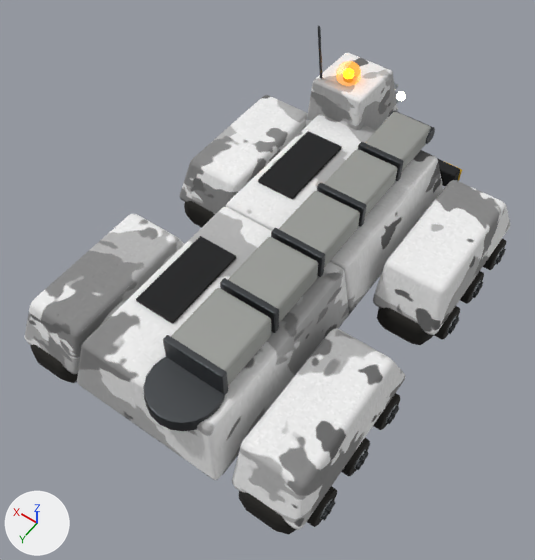
Before and after pictures for a commit that changed the glTF model public/models/MCV.glb.
Before and after are seen from a camera (50 mm lens) standing at (-0.854, 1.319, 2.067) and looking at (-0.005, 0.131, 0.2). Every picture has the same lights, and +X, +Y and +Z are marked at lower left. The picture after the commit comes second. Where no turn or scale is listed for an object, it has been applied to the vertices.

The first picture shows 'Boom', 'BoomDetails', 'Cab', 'Details', 'DetailsRear', 'HullFront', 'HullRear', 'PodsFront', 'PodsRear' and 7 more.
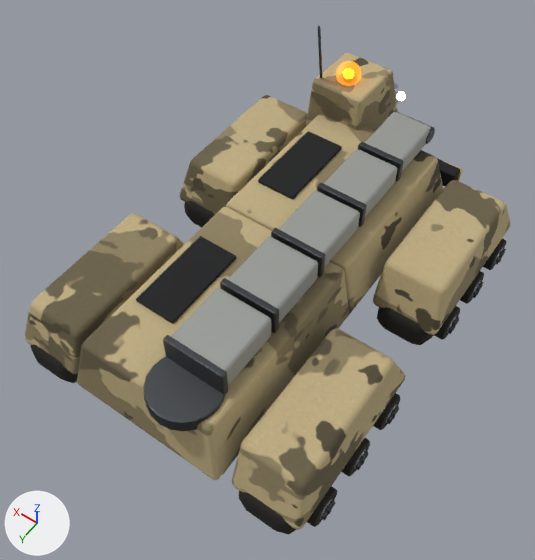
Boxes (x1, y1, x2, y2) around the edits, measured in the pictures (535 x 560 px):
'PodsRear', recoloured (white to beige)
    both: (24, 214, 405, 530)
'HullRear', recoloured (grey to beige)
    both: (77, 207, 349, 480)
'PodsFront', recoloured (white to beige)
    both: (180, 95, 510, 335)
'HullFront', recoloured (white to beige)
    both: (226, 114, 443, 311)
'Cab', recoloured (grey to beige)
    both: (305, 53, 397, 130)

The change, as a list of edits to the scene's bpy script:
```text
Change mat_camo_cab:
    add n3 = _N.new('ShaderNodeMix'); n3.name = 'Mix'
    add n3.data_type = 'RGBA'
    add n3.blend_type = 'MULTIPLY'
    add n3.inputs[0].default_value = 1.0  # 'Factor'
    add n3.inputs[7].default_value = (0.597, 0.479, 0.254, 1.0)  # 'B', beige #cbb88a
    where n2 = _N.new('ShaderNodeTexImage'); n2.name = 'Image Texture'
    where n0 = _N.new('ShaderNodeBsdfPrincipled'); n0.name = 'Principled BSDF'
    remove _L.new(n2.outputs[0], n0.inputs[0])  # 'Color' to 'Base Color'
    add _L.new(n3.outputs[2], n0.inputs[0])  # 'Result' to 'Base Color'
    add _L.new(n2.outputs[0], n3.inputs[6])  # 'Color' to 'A'
Change mat_camo_hullfront:
    add n3 = _N.new('ShaderNodeMix'); n3.name = 'Mix'
    add n3.data_type = 'RGBA'
    add n3.blend_type = 'MULTIPLY'
    add n3.inputs[0].default_value = 1.0  # 'Factor'
    add n3.inputs[7].default_value = (0.597, 0.479, 0.254, 1.0)  # 'B', beige #cbb88a
    where n2 = _N.new('ShaderNodeTexImage'); n2.name = 'Image Texture'
    where n0 = _N.new('ShaderNodeBsdfPrincipled'); n0.name = 'Principled BSDF'
    remove _L.new(n2.outputs[0], n0.inputs[0])  # 'Color' to 'Base Color'
    add _L.new(n3.outputs[2], n0.inputs[0])  # 'Result' to 'Base Color'
    add _L.new(n2.outputs[0], n3.inputs[6])  # 'Color' to 'A'
Change mat_camo_hullrear:
    add n3 = _N.new('ShaderNodeMix'); n3.name = 'Mix'
    add n3.data_type = 'RGBA'
    add n3.blend_type = 'MULTIPLY'
    add n3.inputs[0].default_value = 1.0  # 'Factor'
    add n3.inputs[7].default_value = (0.597, 0.479, 0.254, 1.0)  # 'B', beige #cbb88a
    where n2 = _N.new('ShaderNodeTexImage'); n2.name = 'Image Texture'
    where n0 = _N.new('ShaderNodeBsdfPrincipled'); n0.name = 'Principled BSDF'
    remove _L.new(n2.outputs[0], n0.inputs[0])  # 'Color' to 'Base Color'
    add _L.new(n3.outputs[2], n0.inputs[0])  # 'Result' to 'Base Color'
    add _L.new(n2.outputs[0], n3.inputs[6])  # 'Color' to 'A'
Change mat_camo_podsfront:
    add n3 = _N.new('ShaderNodeMix'); n3.name = 'Mix'
    add n3.data_type = 'RGBA'
    add n3.blend_type = 'MULTIPLY'
    add n3.inputs[0].default_value = 1.0  # 'Factor'
    add n3.inputs[7].default_value = (0.597, 0.479, 0.254, 1.0)  # 'B', beige #cbb88a
    where n2 = _N.new('ShaderNodeTexImage'); n2.name = 'Image Texture'
    where n0 = _N.new('ShaderNodeBsdfPrincipled'); n0.name = 'Principled BSDF'
    remove _L.new(n2.outputs[0], n0.inputs[0])  # 'Color' to 'Base Color'
    add _L.new(n3.outputs[2], n0.inputs[0])  # 'Result' to 'Base Color'
    add _L.new(n2.outputs[0], n3.inputs[6])  # 'Color' to 'A'
Change mat_camo_podsrear:
    add n3 = _N.new('ShaderNodeMix'); n3.name = 'Mix'
    add n3.data_type = 'RGBA'
    add n3.blend_type = 'MULTIPLY'
    add n3.inputs[0].default_value = 1.0  # 'Factor'
    add n3.inputs[7].default_value = (0.597, 0.479, 0.254, 1.0)  # 'B', beige #cbb88a
    where n2 = _N.new('ShaderNodeTexImage'); n2.name = 'Image Texture'
    where n0 = _N.new('ShaderNodeBsdfPrincipled'); n0.name = 'Principled BSDF'
    remove _L.new(n2.outputs[0], n0.inputs[0])  # 'Color' to 'Base Color'
    add _L.new(n3.outputs[2], n0.inputs[0])  # 'Result' to 'Base Color'
    add _L.new(n2.outputs[0], n3.inputs[6])  # 'Color' to 'A'
```
